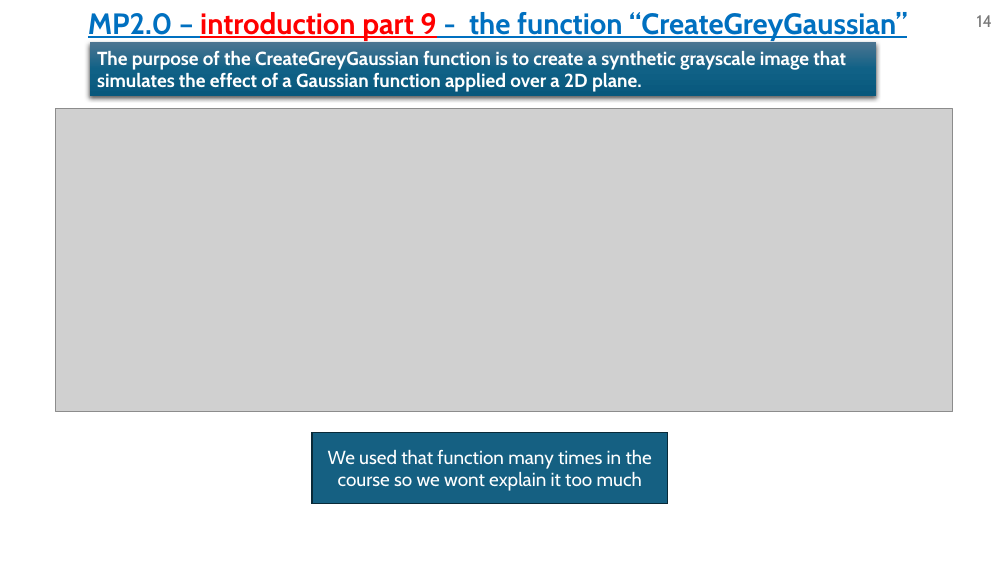
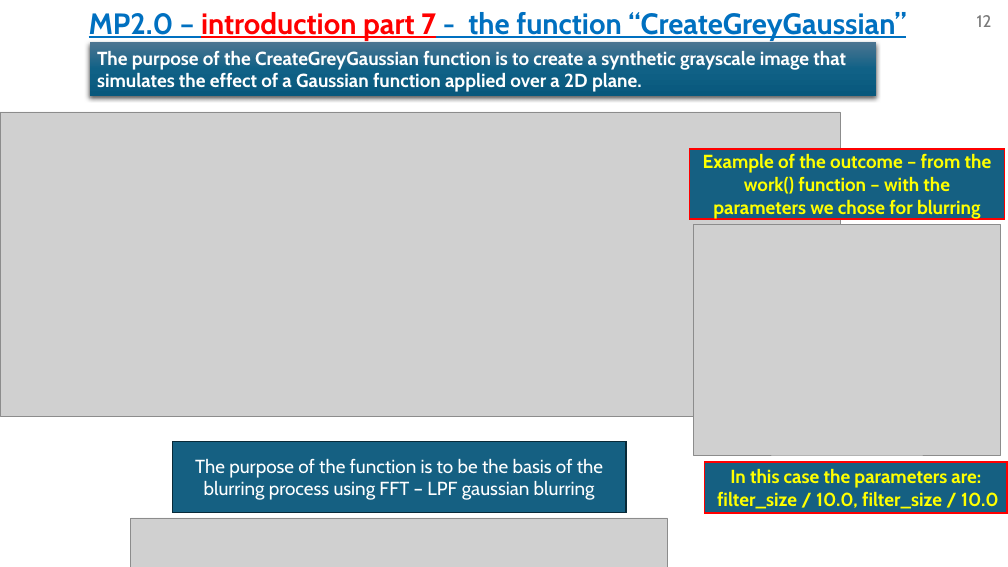
Before and after one commit to omripony/image-processing, a slide deck: slide 12 of MP2/1950-2210-7939-ImPr-IP-MP2.pptx (slide 14 before the commit). Drawn at 1008x567 pixels with LibreOffice and Linux fonts; fonts in the diff are those of the drawing; grey boxes stand for pictures. Boxes give left, top, right and bottom in pixels: in the first picture for what was removed or moved away, otherwise in the second. Text is boxed around its words. In the diff, an @@ line names an element or a change of style, - is before the commit and + after.

```diff
--- a/MP2/1950-2210-7939-ImPr-IP-MP2.pptx
+++ b/MP2/1950-2210-7939-ImPr-IP-MP2.pptx
@@ text at [89, 12, 906, 41]: text changed @@
-MP2.0 – introduction part 9 - the function “CreateGreyGaussian”
+MP2.0 – introduction part 7 - the function “CreateGreyGaussian”
@@ page number at [977, 15, 992, 27]: text changed @@
-14
+12
@@ picture: place and size @@
-picture at [55, 109, 953, 412]
+picture at [0, 112, 840, 417]
@@ rectangle added at [690, 149, 1005, 219], fill #156082, outline #FF0000 1.5 pt, 18 pt, text #FFFF00, bold @@
+Example of the outcome – from the work() function – with the parameters we chose for blurring
@@ picture added at [693, 225, 1001, 455] @@
@@ rectangle "The purpose of the function ...": place and size @@
-rectangle "The purpose of the function ..." at [312, 433, 668, 504]
+rectangle "The purpose of the function ..." at [172, 442, 626, 513]
@@ text in rectangle at [195, 459, 603, 500]: text changed @@
-We used that function many times in the course so we wont explain it too much
+The purpose of the function is to be the basis of the blurring process using FFT – LPF gaussian blurring
@@ rectangle added at [705, 462, 1007, 513], fill #156082, outline #FF0000 1.5 pt, 18 pt, text #FFFF00, bold @@
+In this case the parameters are:
+filter_size / 10.0, filter_size / 10.0
@@ picture added at [131, 518, 668, 567] @@
```
Also in this commit, not shown: 28 other slides changed, 10 slides added, 12 slides removed, 11 other files.
